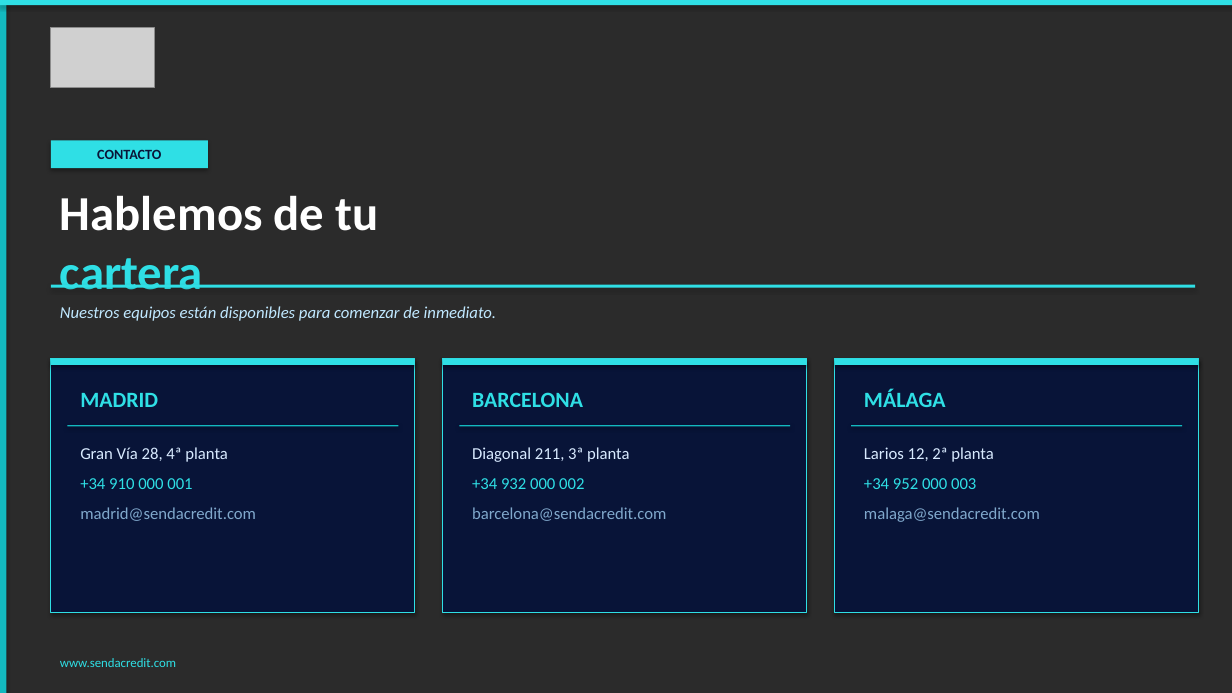
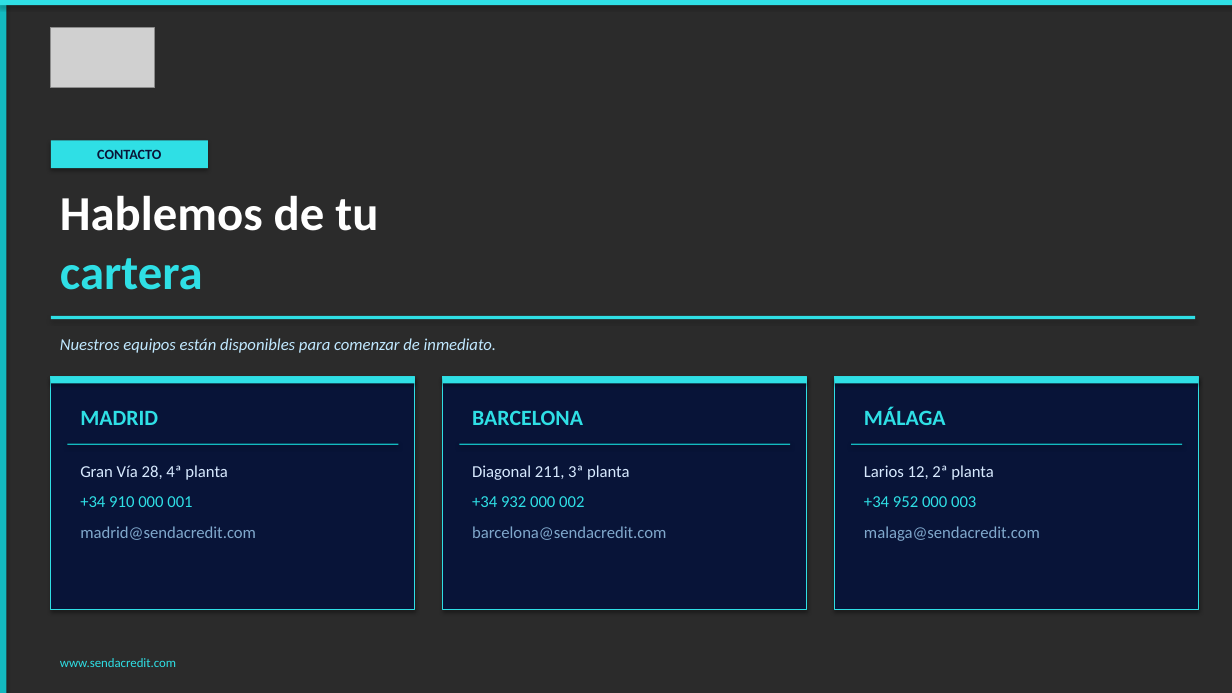
Before and after one commit to alejandroas010/alepixel-web, a slide deck: slide 7 of sendacredit_propuesta.pptx. Drawn at 1232x693 pixels with LibreOffice and Linux fonts; fonts in the diff are those of the drawing; grey boxes stand for pictures; background and template pictures are left out; a plain dark background stands for a picture behind light text. Boxes give left, top, right and bottom in pixels: in the first picture for what was removed or moved away, otherwise in the second. Text is boxed around its words. In the diff, an @@ line names an element or a change of style, - is before the commit and + after.

```diff
--- a/sendacredit_propuesta.pptx
+++ b/sendacredit_propuesta.pptx
@@ text "Nuestros equipos están disponibles para ...": place and size @@
-text "Nuestros equipos están disponibles para ..." at (60,306,497,321)
+text "Nuestros equipos están disponibles para ..." at (60,338,497,353)
@@ rectangle: place and size @@
-rectangle at (51,285,1195,287)
+rectangle at (51,316,1195,319)
@@ rectangle: place and size @@
-rectangle at (51,359,415,613)
+rectangle at (51,377,415,610)
@@ rectangle: place and size @@
-rectangle at (443,359,807,613)
+rectangle at (443,377,807,610)
@@ rectangle: place and size @@
-rectangle at (835,359,1199,613)
+rectangle at (835,377,1199,610)
@@ 6 texts, 6 rectangles: place and size @@
-6 texts, 6 rectangles at (51,359,1199,522)
+6 texts, 6 rectangles at (51,377,1199,541)
```
Also in this commit, not shown: 1 other file.
